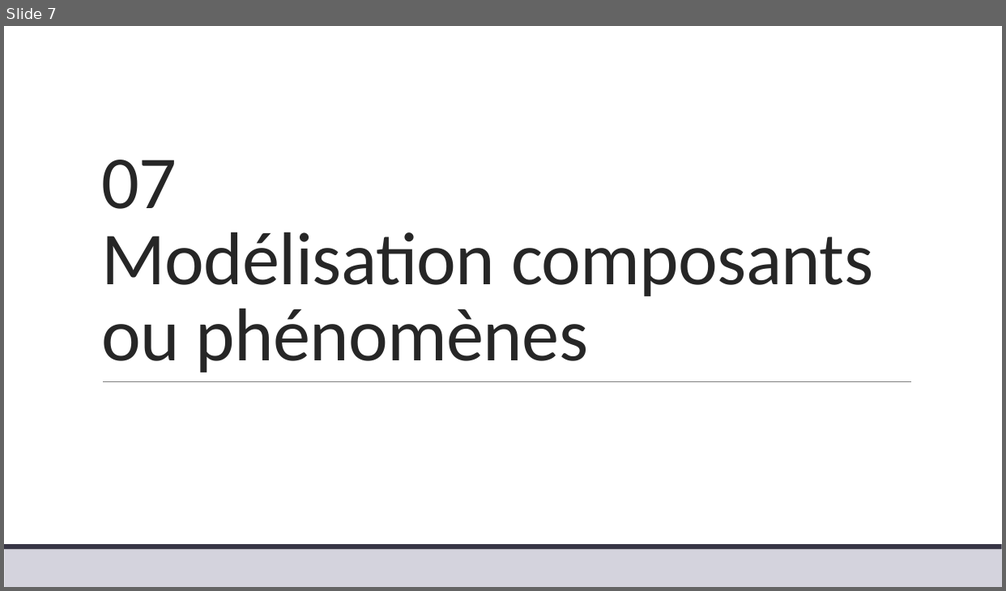
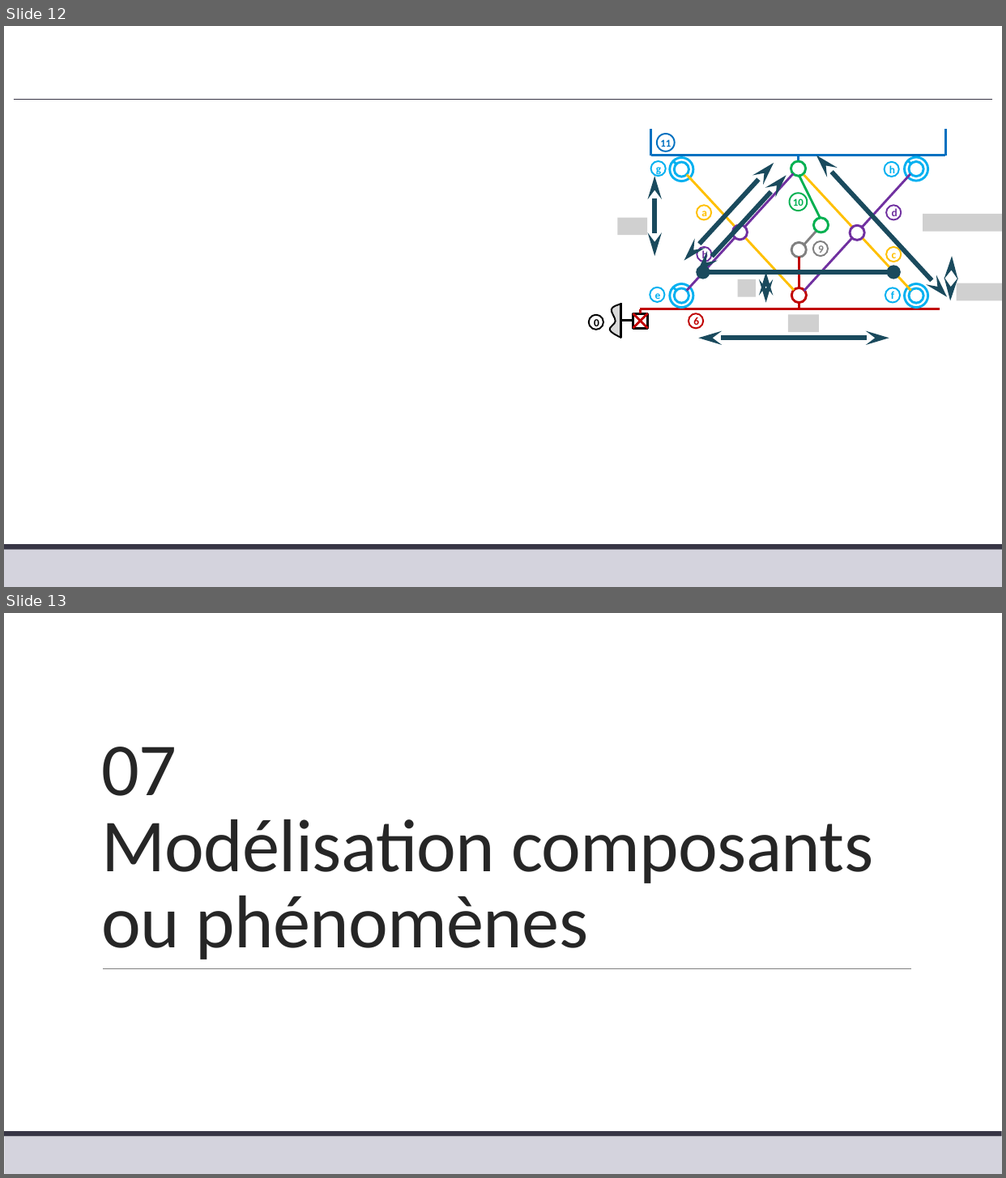
Before and after one commit to xpessoles/TP_Corriges, a slide deck: 13_Moby_Crea/13_Moby_Crea_Corrige.pptx. Shown one above the other, each under a label of ours: slide 7 before the commit, slides 12 and 13 after it. The pictures are 1006x591 and 1006x1178 pixels, drawn with LibreOffice and Linux fonts; fonts in the diff are those of the drawing; grey boxes stand for pictures; background and template pictures are left out. Boxes give left, top, right and bottom in pixels: in the first picture for what was removed or moved away, otherwise in the second. Text is boxed around its words. In the diff, an @@ line names an element or a change of style, - is before the commit and + after.

```diff
--- a/13_Moby_Crea/13_Moby_Crea_Corrige.pptx
+++ b/13_Moby_Crea/13_Moby_Crea_Corrige.pptx
@@ slide 12 added at [4, 26, 1002, 587], background #FFFFFF; not listed: 2 template elements that a slide beside it also shows @@
@@ line added from (14, 99) to (992, 99), #373545 0.5 pt @@
@@ double arrow added from (774, 163) to (684, 260), #1A4A5D 4.5 pt @@
@@ double arrow added from (816, 156) to (948, 297), #1A4A5D 4.5 pt @@
@@ group added at [589, 129, 946, 338]: 27 ellipses, 21 lines, 1 freeform shape, 1 rectangle @@
+0
+6
+9
+10
+11
+a
+b
+c
+d
+e
+f
+g
+h
@@ double arrow added from (654, 176) to (654, 257), #1A4A5D 4.5 pt @@
@@ double arrow added from (786, 175) to (697, 273), #1A4A5D 4.5 pt @@
@@ picture added at [618, 218, 648, 236] @@
@@ picture added at [923, 214, 1002, 232] @@
@@ double arrow added from (952, 257) to (950, 301), #1A4A5D 4.5 pt @@
@@ double arrow added from (703, 272) to (894, 272), #1A4A5D 4.5 pt @@
@@ picture added at [738, 280, 756, 297] @@
@@ double arrow added from (766, 272) to (766, 303), #1A4A5D 4.5 pt @@
@@ picture added at [957, 284, 1002, 301] @@
@@ picture added at [789, 315, 819, 333] @@
@@ double arrow added from (699, 338) to (889, 338), #1A4A5D 4.5 pt @@
@@ what was slide 7 is now slide 13 @@
```
Also in this commit, not shown: 1 slide changed, 5 other slides added.
